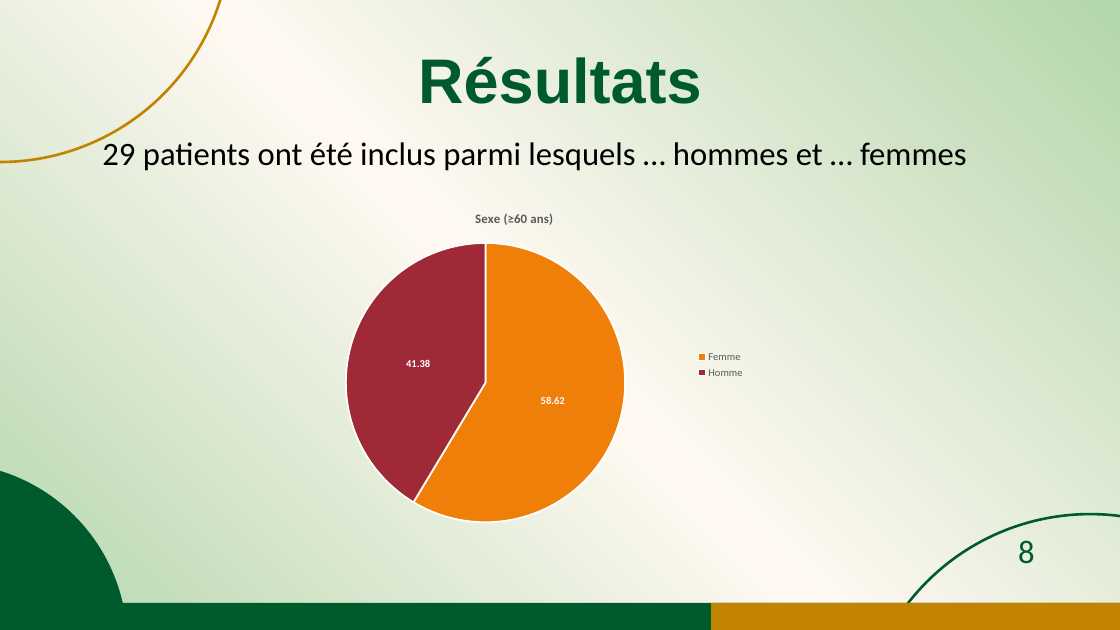
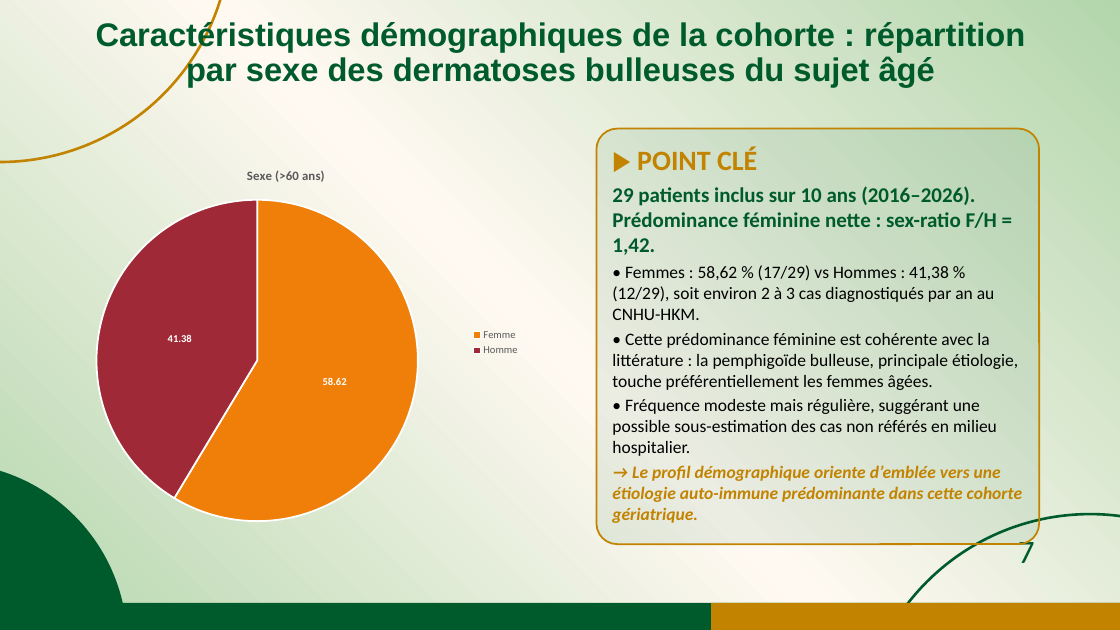
Before and after one commit to jicorporate/GFMP, a slide deck: slide 7 of Communication Orale_JDA1_sujets agés_30mai.pptx (slide 8 before the commit). Drawn at 1120x630 pixels with LibreOffice and Linux fonts; fonts in the diff are those of the drawing. Boxes give left, top, right and bottom in pixels: in the first picture for what was removed or moved away, otherwise in the second. Text is boxed around its words. In the diff, an @@ line names an element or a change of style, - is before the commit and + after.

Commit message:
git commit -m "feat: add new presentation and update dataset for dermatoses bulleuses

```diff
--- a/Communication Orale_JDA1_sujets agés_30mai.pptx
+++ b/Communication Orale_JDA1_sujets agés_30mai.pptx
@@ text at (96, 20, 1025, 87): text changed; size 54 to 28 pt @@
-Résultats
+Caractéristiques démographiques de la cohorte : répartition par sexe des dermatoses bulleuses du sujet âgé
@@ subtitle removed at (102, 138, 967, 171) @@
-29 patients ont été inclus parmi lesquels … hommes et … femmes
@@ rounded rectangle added at (597, 129, 1039, 544), fill #005B2C at 8% opacity, outline #C28300 1.5 pt, 15 pt, text #000000 @@
+▶ POINT CLÉ
+29 patients inclus sur 10 ans (2016–2026). Prédominance féminine nette : sex-ratio F/H = 1,42.
+• Femmes : 58,62 % (17/29) vs Hommes : 41,38 % (12/29), soit environ 2 à 3 cas diagnostiqués par an au CNHU-HKM.
+• Cette prédominance féminine est cohérente avec la littérature : la pemphigoïde bulleuse, principale étiologie, touche préférentiellement les femmes âgées.
+• Fréquence modeste mais régulière, suggérant une possible sous-estimation des cas non référés en milieu hospitalier.
+→ Le profil démographique oriente d’emblée vers une étiologie auto-immune prédominante dans cette cohorte gériatrique.
@@ pie chart at (44, 153, 528, 533) @@
@@ title "Sexe (≥60 ans) " to "Sexe (>60 ans) " @@
@@ pie chart: place and size @@
-pie chart at (276, 196, 753, 534)
+pie chart at (44, 153, 528, 533)
@@ page number at (1018, 537, 1035, 563): text changed @@
-8
+7
```
Also in this commit, not shown: 1 other slide changed, 2 slides added, 5 slides removed, 3 other files.
